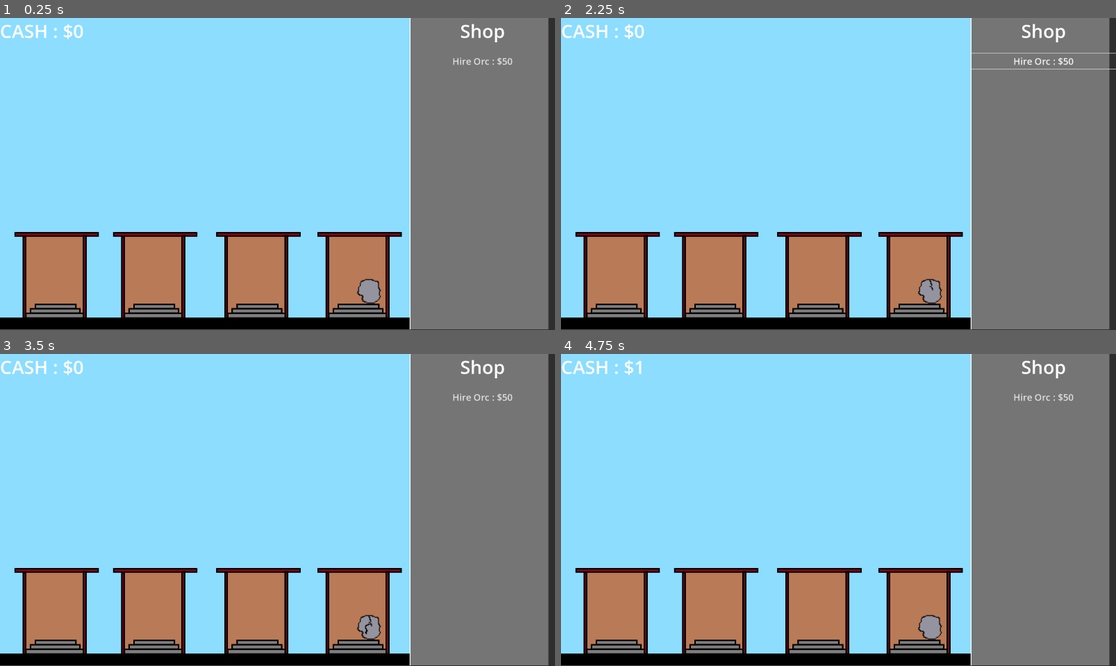
Above: before the commit, frames 1-4 (two rows, left to right).
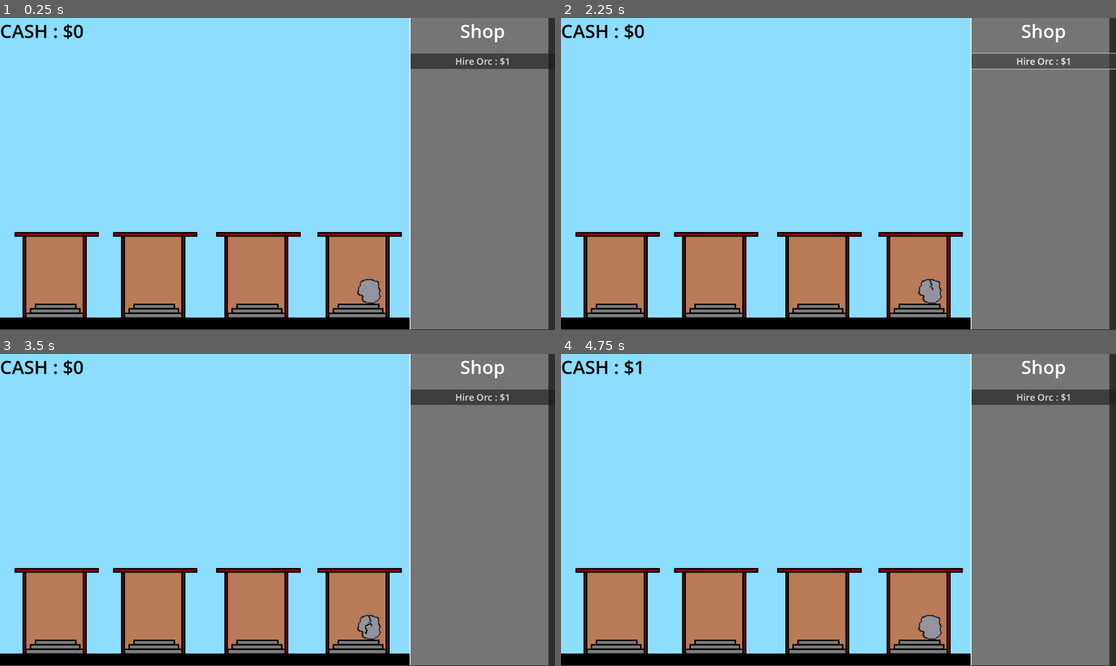
Above: after the commit, the same moments.

Repository: alstonStone/BoulderBreakerz
Game: Godot game, scene res://Scenes/game.tscn
The game is run twice, just before and just after one commit, with the same random seed, the same clock (stepped at 60 frames per second) and the same inputs.
Inputs (mouse positions are in pixels of both pictures, inside the frame that each line leads up to):
- Up to frame 1 (0.25 s): no input
- Up to frame 2 (2.25 s): click "Hire Orc : $50" (after the commit: "Hire Orc : $1") at 0.5 s; click (932, 292) at 1.25 s; click "Hire Orc : $50" (after the commit: "Hire Orc : $1") at 2 s
- Up to frame 3 (3.5 s): click (371, 628) at 2.75 s
- Up to frame 4 (4.75 s): click "Hire Orc : $50" (after the commit: "Hire Orc : $1") at 3.5 s; click (932, 628) at 4.25 s

The runs differ from the first frame. In frame 1, 1.5% of the frame differs, in the area x 0-99%, y 1-17%; in frame 2, 1.4%; in frame 3, 1.5%; in frame 4, 1.4%.

Commit message:
Changed score label color

Diff:
--- a/Scenes/game.tscn
+++ b/Scenes/game.tscn
@@ -70,6 +70,7 @@
 offset_right = -947.0
 offset_bottom = -449.0
 grow_horizontal = 2
+theme_override_colors/font_color = Color(0, 0, 0, 1)
 theme_override_font_sizes/font_size = 64
 text = "SCORE
 "
@@ -108,8 +109,7 @@
 offset_bottom = -1.52588e-05
 grow_horizontal = 2
 theme_override_font_sizes/font_size = 32
-text = "Hire Orc : $50"
-flat = true
+text = "Hire Orc : $1"
 
 [node name="Boulder" type="Button" parent="Background"]
 anchors_preset = -1
